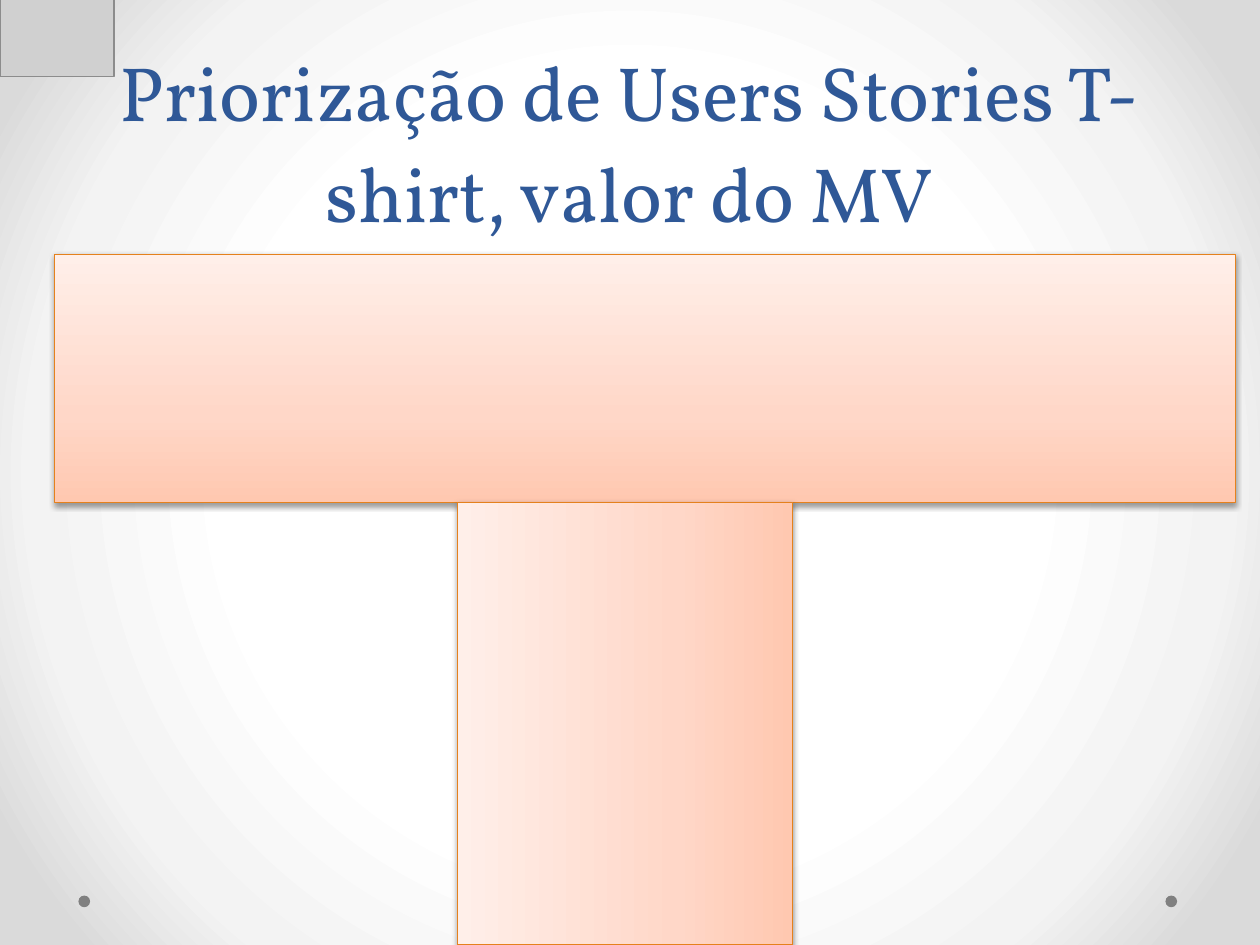
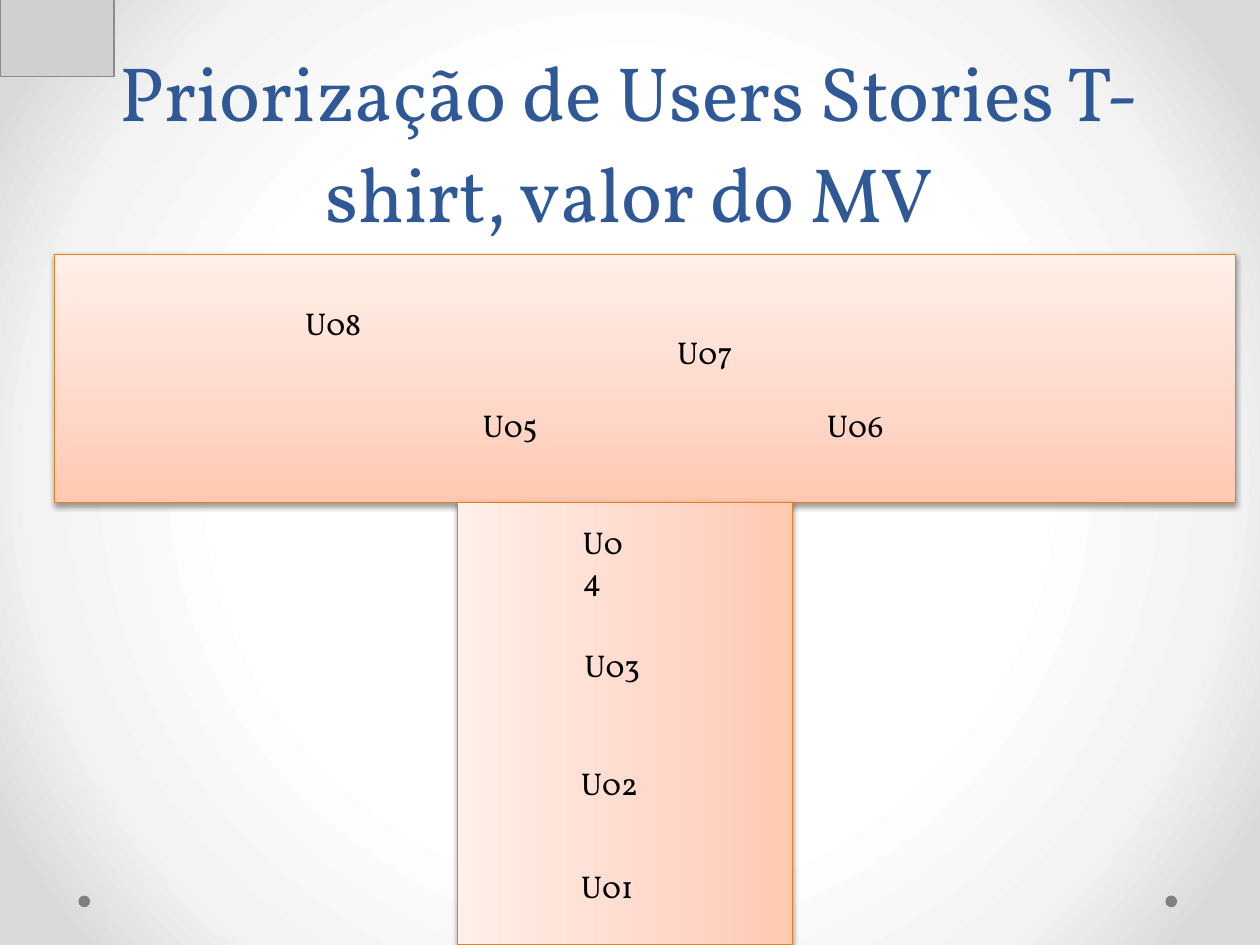
Before and after one commit to Neimarmg/TCC, a slide deck: slide 15 of Ppt.pptx. Drawn at 1260x945 pixels with LibreOffice and Linux fonts; fonts in the diff are those of the drawing; grey boxes stand for pictures. Boxes give left, top, right and bottom in pixels: in the first picture for what was removed or moved away, otherwise in the second. Text is boxed around its words. In the diff, an @@ line names an element or a change of style, - is before the commit and + after.

```diff
--- a/Ppt.pptx
+++ b/Ppt.pptx
@@ text added at box(305, 313, 361, 336), 18 pt, text #000000 @@
+U08
@@ text added at box(677, 342, 732, 370), 18 pt, text #000000 @@
+U07
@@ text added at box(483, 415, 538, 443), 18 pt, text #000000 @@
+U05
@@ text added at box(827, 415, 883, 438), 18 pt, text #000000 @@
+U06
@@ text added at box(571, 517, 653, 567), 18 pt, text #000000 @@
+U04
@@ text added at box(584, 655, 640, 683), 18 pt, text #000000 @@
+U03
@@ text added at box(581, 773, 638, 796), 18 pt, text #000000 @@
+U02
@@ text added at box(581, 876, 633, 899), 18 pt, text #000000 @@
+U01
```
Also in this commit, not shown: 5 other slides changed, 2 other files.
